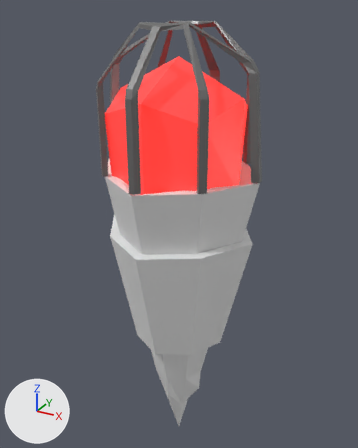
The Blender file Assets/Prefabs/Rooms/Torche.blend, before and after one commit.
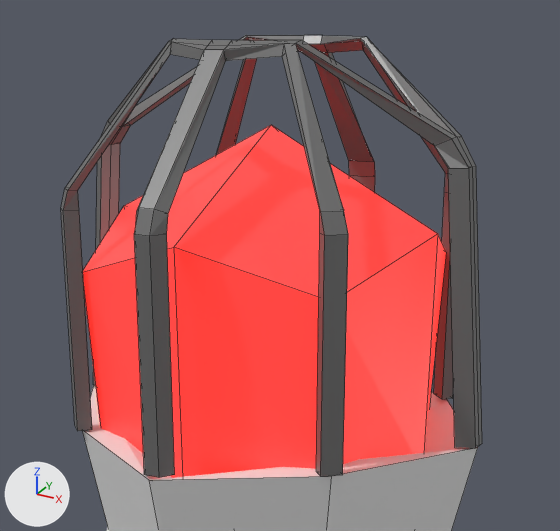
There are two pictures of each version: one whole from a 50 mm lens placed at (3.2, -5.82, 4.81), pointed at (-0.1, 0.19, 1.8), one close up on the part from 20% to 82% of the width and 1% to 48% of the height. Lighting does not change. The marker at lower left points along +X, +Y and +Z. The close-ups show mesh edges as thin lines.
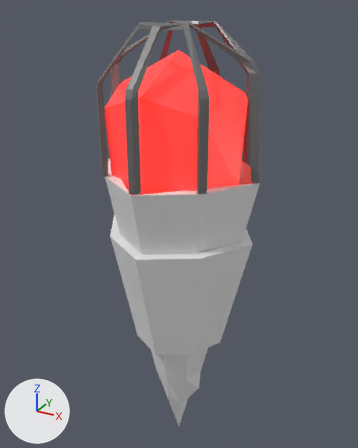
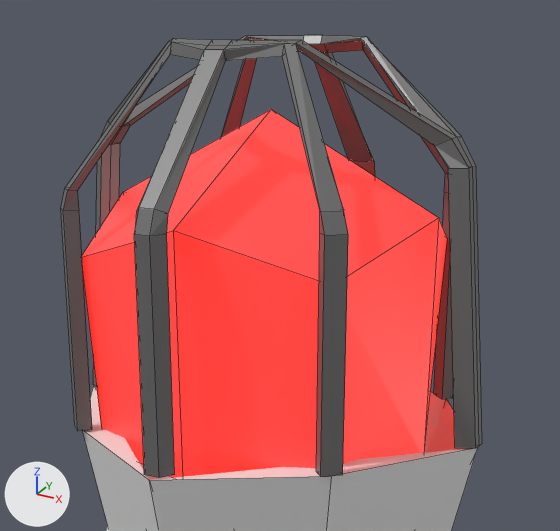
Location of each change, (x1, y1, x2, y2) in pixels of the close-ups (560 x 531 px; the box of a moved part takes in the faces that stretch with it):
'Cube', moved
    before: (83, 125, 446, 478)
    after: (82, 109, 447, 478)
part 2 of me_cube_001, moved or reshaped
    both: (84, 385, 478, 480)

Diff of the bpy script that builds the scene:
```diff
--- a/Assets/Prefabs/Rooms/Torche.blend.py
+++ b/Assets/Prefabs/Rooms/Torche.blend.py
@@ me_cube @@
 me_cube.from_pydata(...)  # 17 vertices, 12 faces; spans x -0.92..0.92, y -0.92..0.92, z -0.62..1.06
 # used by ob_cube; location = (0.0, 0.0, 3.169)
+# me_cube part 1: the whole mesh is moved by (0.0, 0.0, 0.53)
 me_cube.materials.append(mat_ember)
@@ me_cube_001 @@
 me_cube_001.from_pydata(...)  # 26 vertices, 24 faces; spans x -1.19..1.19, y -1.19..1.19, z -2.04..2.73
 # used by ob_cube_001; location = (0.0, 0.0, 0.0)
-me_cube_001.vertices[8].co = (0.0, 0.0, 2.2)
+# me_cube_001 part 2
+me_cube_001.vertices[8].co = (0.0, 0.0, -0.39)
@@ ob_cube @@
 ob_cube = bpy.data.objects.new('Cube', me_cube)
-ob_cube.location = (0.0, 0.0, 3.169)
+ob_cube.location = (0.0, 0.0, 2.714)
```
